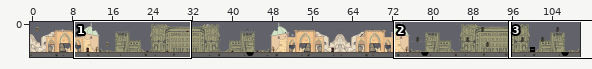
Two versions of a level (Tiled map, TILED/end/01_VFX.tmx). Above: a wide view before the commit, with the close-up outlined.
Close-up. Before the commit:
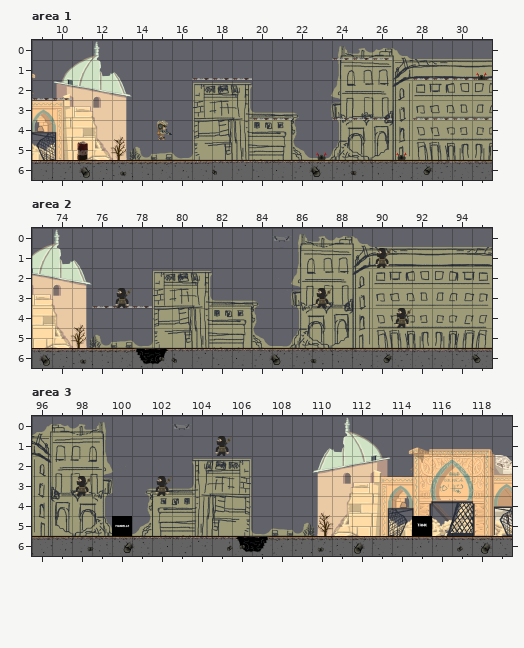
Cells are 64x64 px. Shown: area 1 x 9..31, y 0..6; area 2 x 73..95, y 0..6; area 3 x 96..119, y 0..6.
Now the later version:
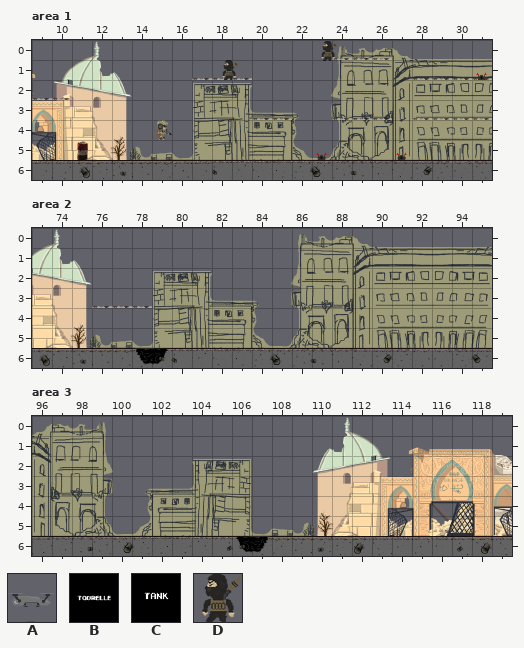
Key: from "sprite_": A 229, B 231, C 233, D 274.
_ is an empty cell.
Objects are placed by their top-left corner, in cells (3,4 is the top-left corner of cell 3,4); size is 1x1 cell unless given.
What changed:
Layer "objets/mechant" (added), area 1:
added: D at 18.4,1
Layer "objets/_platform_" (added), area 1:
added: D at 23.3,0
Layer "graphiques/mechant" (now hidden), area 2:
y 0: x 85 A -> _
y 1: x 90 D -> _
y 3: x 77 D -> _; x 87 D -> _
y 4: x 91 D -> _
Layer "graphiques/mechant" (now hidden), area 3:
y 0: x 103 A -> _
y 1: x 105 D -> _
y 3: x 98 D -> _; x 102 D -> _
y 5: x 100 B -> _; x 115 C -> _
